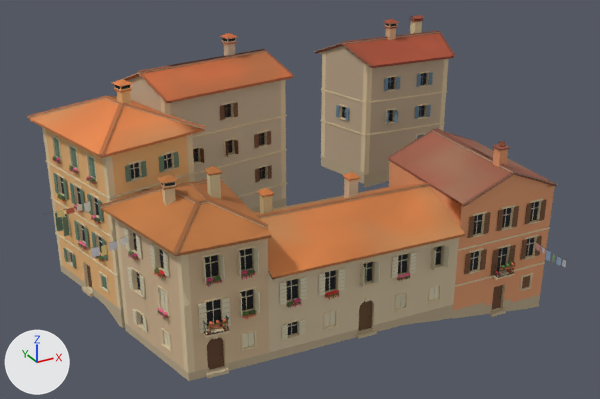
The glTF model games/yorimichi/assets/belmonte/meshes/SM_BM_BT_blk_02.glb, before and after one commit.
Both versions are drawn from a camera (50 mm lens) standing at (-32.1, -56.4, 35.9) and looking at (-2.1, -1.8, 8.6). Lighting does not change. The marker at lower left points along +X, +Y and +Z. The picture after the commit comes second. Vertices at exactly the same position are counted once.

The first picture shows 'SM_BM_BT_blk_02'.
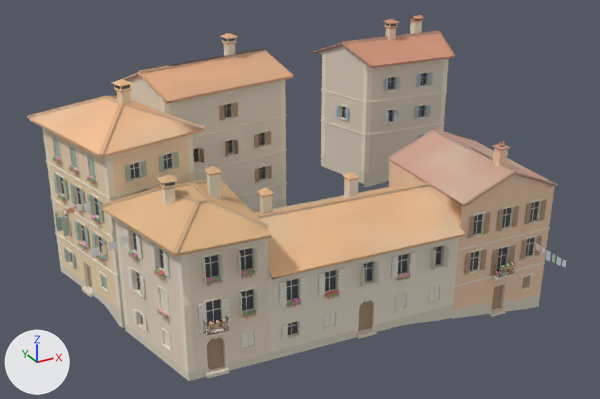
Edits to the bpy script that builds the scene:
```text
Change me_sm_bt_blk_02:
    where me_sm_bt_blk_02.from_pydata(...)  # 18391 vertices, 20509 faces; spans x -22.2..20.3, y -16.9..13.0, z -1.1..20.4
    used by ob_sm_bm_bt_blk_02; location = (0.0, 0.0, 0.0)
    me_sm_bt_blk_02 part 1: 20509 faces centred in x -22.2..20.2, y -16.9..12.9, z -1.0..20.2 are repainted in the vertex colours; the middle colour goes from beige #d5b699 to pale yellow #ecdccb
```

Changed parts and their boxes (x1, y1, x2, y2) in the pictures (600 x 399 px):
part 1 of me_sm_bt_blk_02, recoloured (lighter)
    both: (27, 15, 569, 381)
